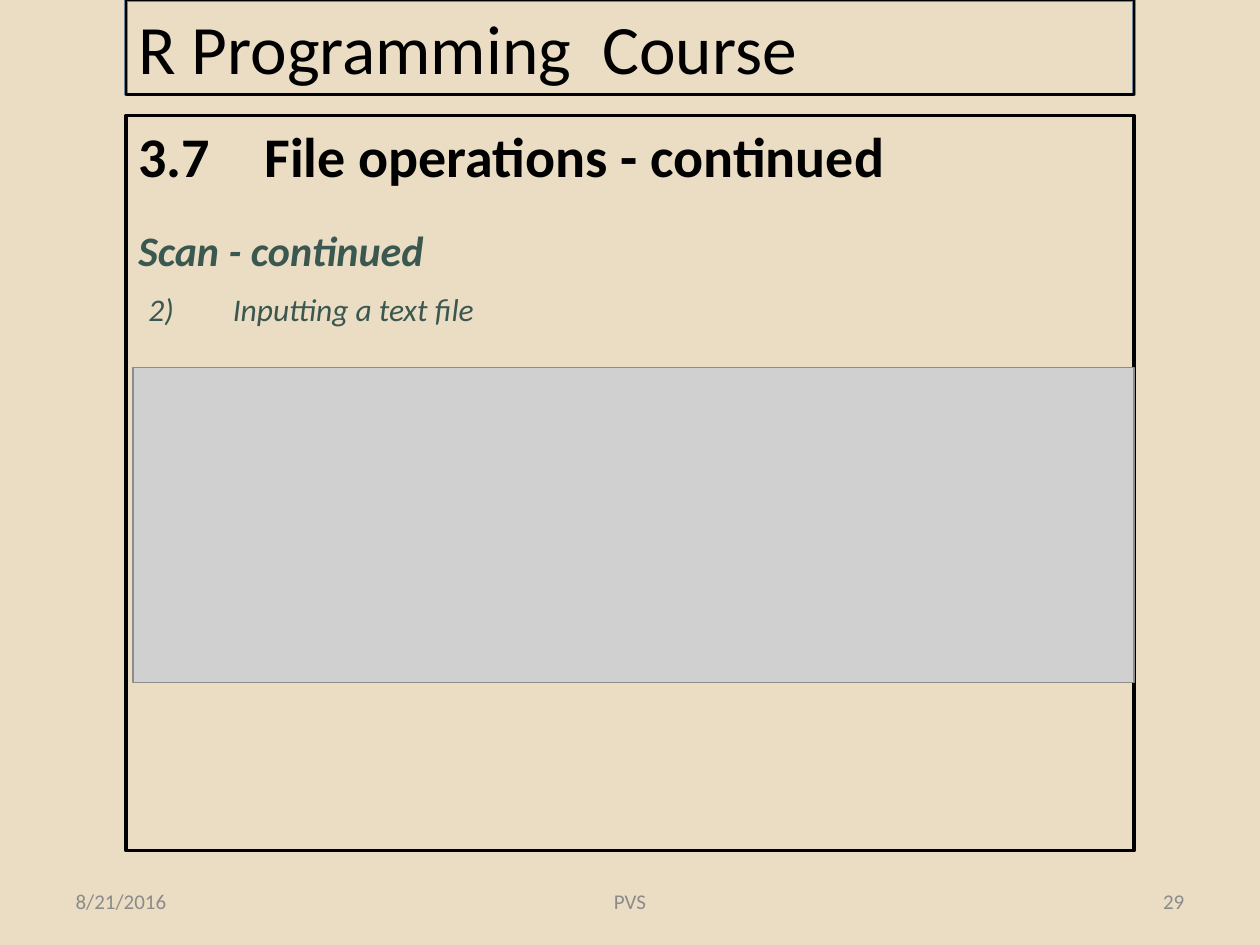
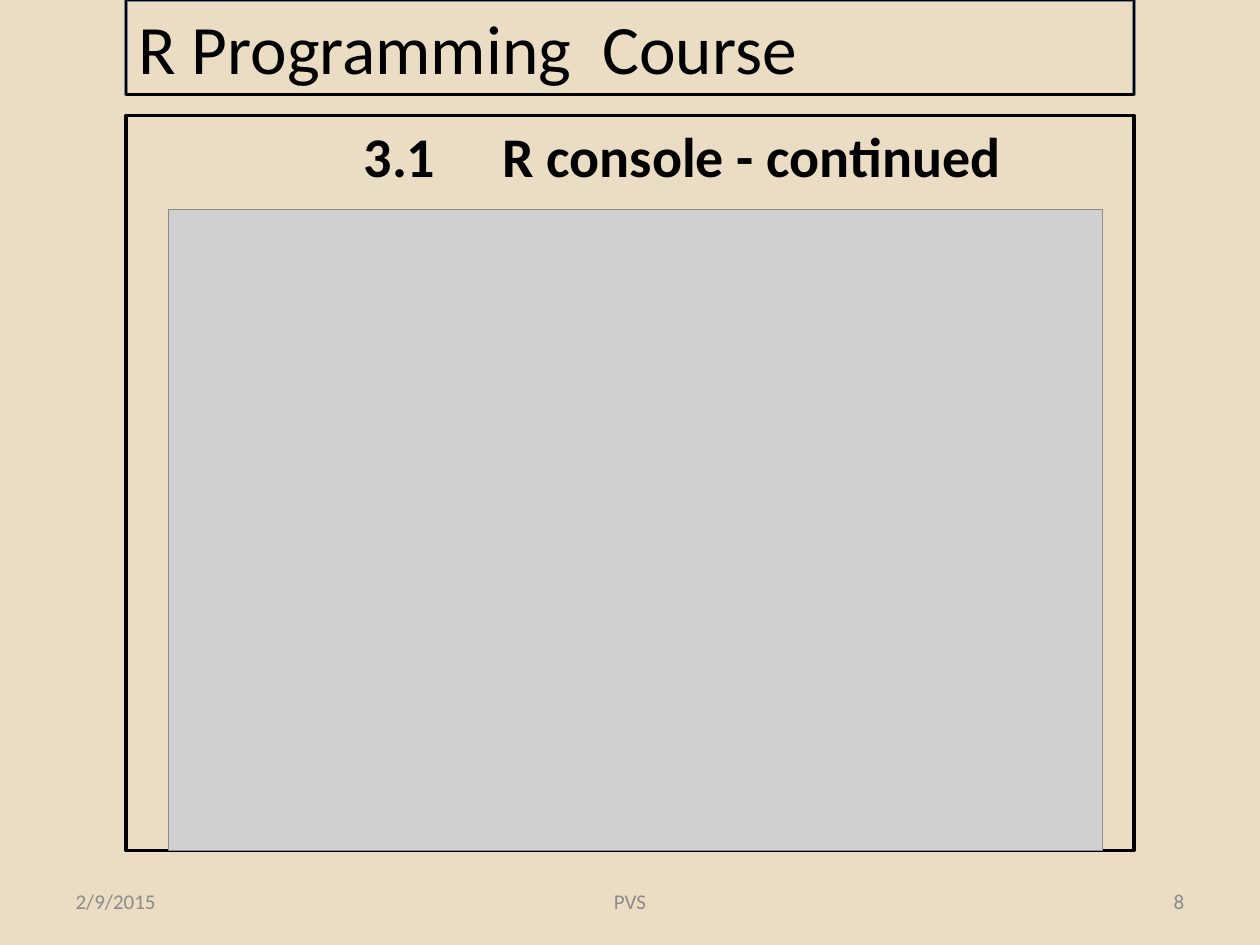
Before and after one commit to pvs-greatlakes/R-materials, a slide deck: slide 8 of R Programming_Lessons_3.pptx (slide 29 before the commit). Drawn at 1260x945 pixels with LibreOffice and Linux fonts; fonts in the diff are those of the drawing; grey boxes stand for pictures; background and template pictures are left out. Boxes give left, top, right and bottom in pixels: in the first picture for what was removed or moved away, otherwise in the second. Text is boxed around its words. In the diff, an @@ line names an element or a change of style, - is before the commit and + after.

```diff
--- a/R Programming_Lessons_3.pptx
+++ b/R Programming_Lessons_3.pptx
@@ text at box(364, 137, 1001, 178): text changed @@
-  3.7 File operations - continued
+  3.1 R console - continued
@@ picture added at box(169, 209, 1102, 850) @@
@@ text removed at box(138, 236, 424, 267) @@
-Scan - continued
@@ text removed at box(148, 298, 474, 327) @@
-2) Inputting a text file
@@ picture removed at box(134, 368, 1134, 683) @@
@@ text at box(76, 894, 156, 910): text changed @@
-8/21/2016
+2/9/2015
@@ page number at box(1174, 895, 1185, 909): text changed @@
-29
+8
```
Also in this commit, not shown: 24 other slides changed, 25 slides added, 23 slides removed, 6 other files.
